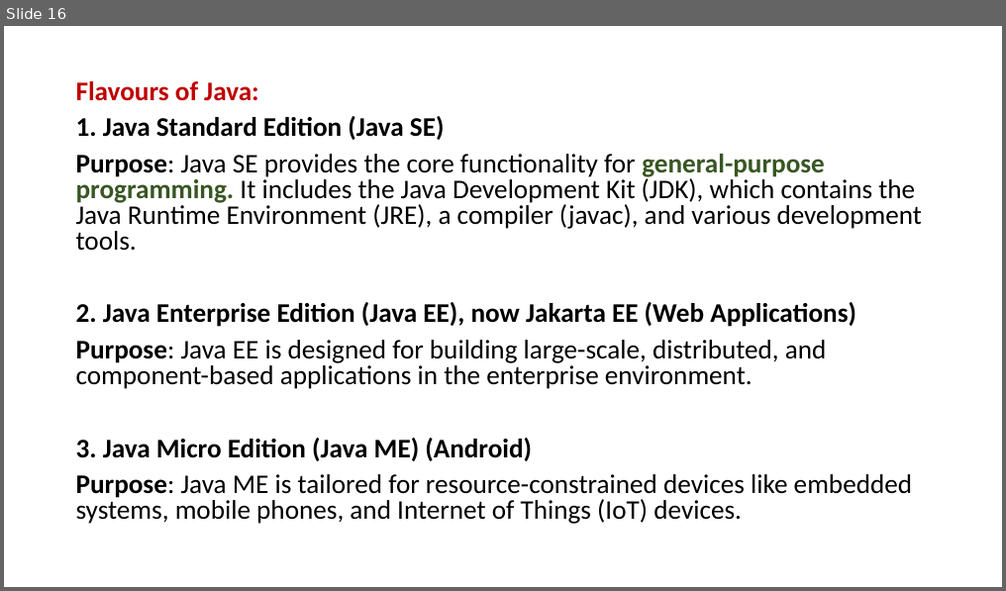
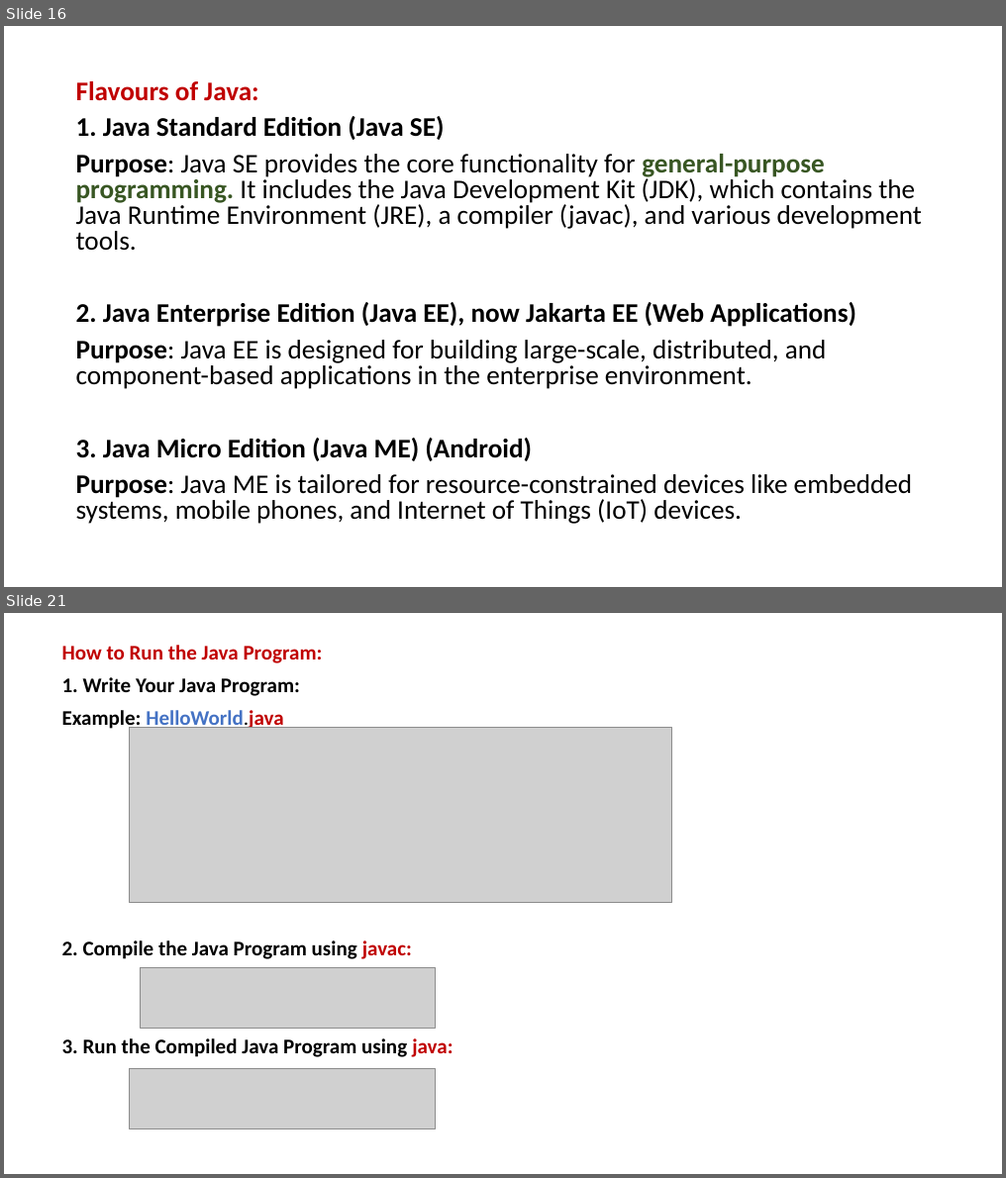
Before and after one commit to PRAMOD-VISHNU-NAIK/MCA-2nd-Sem-Shridevi-College, a slide deck: Theory Class-Notes/Java MCA-2.pptx. Shown one above the other, each under a label of ours: slide 16 before the commit, slides 16 and 21 after it; the slides between them are not shown. The pictures are 1006x591 and 1006x1178 pixels, drawn with LibreOffice and Linux fonts; fonts in the diff are those of the drawing; grey boxes stand for pictures. Boxes give left, top, right and bottom in pixels: in the first picture for what was removed or moved away, otherwise in the second. Text is boxed around its words. In the diff, an @@ line names an element or a change of style, - is before the commit and + after.

```diff
--- a/Theory Class-Notes/Java MCA-2.pptx
+++ b/Theory Class-Notes/Java MCA-2.pptx
@@ slide 21 added at bbox=[4, 613, 1002, 1174], background #FFFFFF @@
@@ text added at bbox=[62, 645, 452, 1058], 20 pt, text #000000, bold @@
+How to Run the Java Program:
+1. Write Your Java Program:
+Example: HelloWorld.java
+2. Compile the Java Program using javac:
+3. Run the Compiled Java Program using java:
@@ picture added at bbox=[130, 728, 672, 903] @@
@@ picture added at bbox=[140, 967, 436, 1029] @@
@@ picture added at bbox=[130, 1068, 436, 1129] @@
```
Also in this commit, not shown: 6 other slides added, 1 slide removed, 1 other file.
